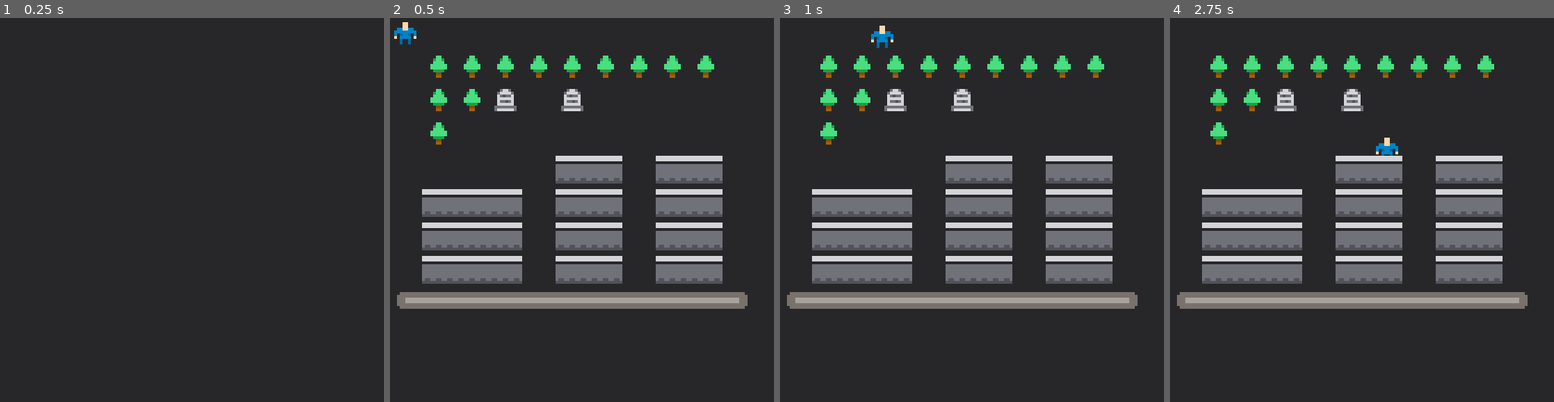
Above: before the commit, frames 1-4 (left to right).
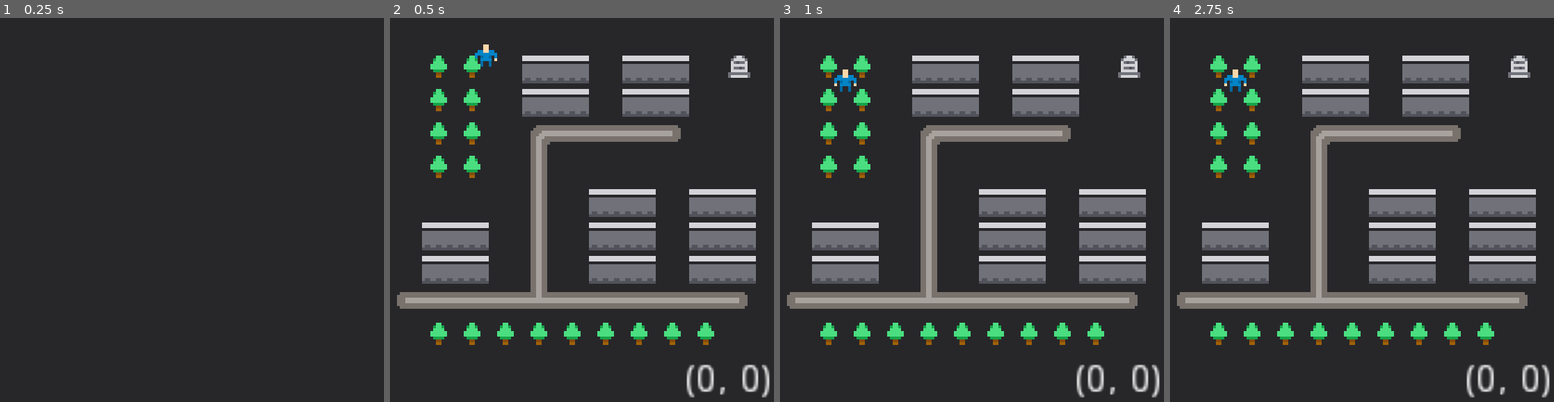
Above: after the commit, the same moments.

Repository: assertchris/game-invasion
Game: Godot game, scene res://nodes/screens/play-screen.tscn
Same seed, same stepped clock (60 frames per second), same inputs: the game is played once before the commit and once after it.
Inputs (mouse positions are in pixels of both pictures, inside the frame that each line leads up to):
- Up to frame 1 (0.25 s): no input
- Up to frame 2 (0.5 s): no input
- Up to frame 3 (1 s): click (979, 217) at 0.67 s
- Up to frame 4 (2.75 s): move the mouse to (1269, 240) at 1.27 s; click (1269, 240) at 1.42 s; move the mouse to (1419, 106) at 2.02 s; click (1419, 106) at 2.17 s

Frame 1 is identical in both runs. In frame 2, 24% of the frame differs, in the area x 1-99%, y 1-99%; in frame 3, 24%, in the area x 8-99%, y 1-99%; in frame 4, 24%.

Commit message:
I give up

Diff:
--- /dev/null
+++ b/nodes/exit.gd
@@ -0,0 +1 @@
+extends Area2D
--- /dev/null
+++ b/nodes/exit.tscn
@@ -0,0 +1,9 @@
+[gd_scene load_steps=2 format=2]
+
+[ext_resource path="res://nodes/exit.gd" type="Script" id=1]
+
+[node name="Exit" type="Area2D"]
+input_pickable = false
+script = ExtResource( 1 )
+
+[node name="Collider" type="CollisionShape2D" parent="."]
--- a/nodes/globals/constants.gd
+++ b/nodes/globals/constants.gd
@@ -40,9 +40,9 @@
 const rooms_total := 9
 
 enum rooms_types {
-	first,
-	normal,
-	last,
+	first = 0,
+	normal = 1,
+	last = 2,
 }
 
 const tiles_is_not_doodad := [
@@ -61,3 +61,10 @@
 const sprites_width := 12
 
 const player_speed = 100.0
+
+enum neighbours {
+	top = 0,
+	right = 1,
+	bottom = 2,
+	left = 3,
+}
--- a/nodes/globals/generation.gd
+++ b/nodes/globals/generation.gd
@@ -59,28 +59,30 @@
 				y * Constants.sprites_width
 			)
 
-func make_rooms(parent, player):
+func make_rooms(parent, player) -> void:
 	randomize()
 
 	var rooms_left = Constants.rooms_total - 1
-	var room_position_options = []
 
-	var rooms_made = []
-	var room_positions_taken = []
+	Variables.room_position_options = []
+	Variables.room_positions_taken = []
+	Variables.rooms_made = []
 
 	var first_room = room_scene.instance()
-	var first_room_position = Vector2(0, 0)
+	first_room.room_position = Vector2(0, 0)
+	first_room.room_type = Constants.rooms_types.first
 
-	rooms_made.push_back([first_room, first_room_position, Constants.rooms_types.first])
-	room_positions_taken.push_back(first_room_position)
+	Variables.room_position_options += get_neighbor_positions(first_room.room_position)
+	Variables.room_positions_taken.push_back(first_room.room_position)
+	Variables.rooms_made.push_back(first_room)
 
-	room_position_options += get_neighbor_positions(first_room_position)
+	var except_array_index = randi() % Variables.room_position_options.size()
+	var except_room_position = Variables.room_position_options[except_array_index]
+	Variables.room_position_options.remove(except_array_index)
 
 	while rooms_left > 0:
-		var array_index = randi() % room_position_options.size()
-		var next_room_position = room_position_options[array_index]
-
-		room_position_options.remove(array_index)
+		var array_index = randi() % Variables.room_position_options.size()
+		var next_room_position = Variables.room_position_options[array_index]
 
 		var next_room_type = Constants.rooms_types.normal
 
@@ -88,38 +90,27 @@
 			next_room_type = Constants.rooms_types.last
 
 		var next_room = room_scene.instance()
+		next_room.room_position = next_room_position
+		next_room.room_type = next_room_type
 
-		rooms_made.push_back([next_room, next_room_position, next_room_type])
-		room_positions_taken.push_back(next_room_position)
+		Variables.room_positions_taken.push_back(next_room_position)
+		Variables.rooms_made.push_back(next_room)
 
 		var next_room_neighbors = get_neighbor_positions(next_room_position)
 
-		if not room_positions_taken.has(next_room_neighbors[0]):
-			room_position_options.push_back(next_room_neighbors[0])
-
-		if not room_positions_taken.has(next_room_neighbors[1]):
-			room_position_options.push_back(next_room_neighbors[1])
-
-		if not room_positions_taken.has(next_room_neighbors[2]):
-			room_position_options.push_back(next_room_neighbors[2])
-
-		if not room_positions_taken.has(next_room_neighbors[3]):
-			room_position_options.push_back(next_room_neighbors[3])
+		for next_room_option in next_room_neighbors:
+			if not Variables.room_positions_taken.has(next_room_option) and except_room_position != next_room_option:
+				Variables.room_position_options.push_back(next_room_option)
 
 		rooms_left -= 1
 
-	for room in rooms_made:
-		if room[1] == first_room_position:
-			continue
-
-		parent.add_child(room[0])
-		room[0].visible = false
+	for room in Variables.rooms_made:
+		parent.add_child(room)
+		room.visible = false
 
 	Variables.current_room = first_room
-	parent.add_child(Variables.current_room)
-
 	Variables.current_room.visible = true
-	Variables.current_room.add_child(player)
+	Variables.current_room.add_player(player)
 
 func get_neighbor_positions(position) -> Array:
 	return [
--- a/nodes/globals/variables.gd
+++ b/nodes/globals/variables.gd
@@ -1,3 +1,8 @@
 extends Node
 
+var room_position_options := []
+var room_positions_taken := []
+var rooms_made := []
 var current_room : Node2D
+
+var player_last_position : Vector2
--- a/nodes/player.gd
+++ b/nodes/player.gd
@@ -1,6 +1,7 @@
 extends KinematicBody2D
+class_name Player
 
-var path = PoolVector2Array()
+var path := PoolVector2Array()
 
 signal position_changed
 
--- a/nodes/room.gd
+++ b/nodes/room.gd
@@ -1,7 +1,20 @@
 extends YSort
+class_name GameRoom
 
 onready var _roads := $Roads
 onready var _doodads := $Doodads
+onready var _top_place_position := $PlacePositions/Top
+onready var _right_place_position := $PlacePositions/Right
+onready var _bottom_place_position := $PlacePositions/Bottom
+onready var _left_place_position := $PlacePositions/Left
+onready var _safety_timer := $SafetyTimer
+onready var _position := $Position
+
+var room_position : Vector2
+var room_type : int
+
+var is_safe := false
+var is_handled := false
 
 func _ready() -> void:
 	var layout = Generation.get_room_layout()
@@ -10,3 +23,113 @@
 	Generation.add_room_doodads(_doodads, layout)
 
 	_roads.update_bitmask_region(Vector2(0, 0), Vector2(Constants.tiles_width, Constants.tiles_width))
+
+	reset()
+
+func reset() -> void:
+	is_handled = false
+	is_safe = false
+	_safety_timer.start()
+
+func get_offset_for_neighbour(neighbour : int) -> Vector2:
+	match neighbour:
+		Constants.neighbours.top:
+			return Vector2(0, -1) + room_position
+		Constants.neighbours.right:
+			return Vector2(1, 0) + room_position
+		Constants.neighbours.bottom:
+			return Vector2(0, 1) + room_position
+		Constants.neighbours.left:
+			return Vector2(-1, 0) + room_position
+
+	return Vector2.INF
+
+func has_neighbour(neighbour : int) -> bool:
+	var offset = get_offset_for_neighbour(neighbour)
+
+	if offset == Vector2.INF:
+		return false
+
+	return Variables.room_positions_taken.has(offset)
+
+func get_neighbour(neighbour : int) -> GameRoom:
+	var offset := get_offset_for_neighbour(neighbour)
+
+	for next_room in Variables.rooms_made:
+		if next_room.room_position == offset:
+			return next_room
+
+	return null
+
+func free_side() -> int:
+	for neighbour in Constants.neighbours.values():
+		if not has_neighbour(neighbour):
+			return neighbour
+
+	return -1
+
+func add_player(player : Player, new_position = null) -> void:
+	var parent = player.get_parent()
+
+	if parent:
+		parent.remove_child(player)
+
+	add_child(player)
+
+	if new_position is Vector2:
+		player.global_position = new_position
+
+	elif room_type == Constants.rooms_types.first:
+		var free_side = free_side()
+		var place_position : Vector2
+
+		match free_side:
+			Constants.neighbours.top:
+				place_position = _top_place_position.global_position
+			Constants.neighbours.right:
+				place_position = _right_place_position.global_position
+			Constants.neighbours.bottom:
+				place_position = _bottom_place_position.global_position
+			Constants.neighbours.left:
+				place_position = _left_place_position.global_position
+
+		player.global_position = place_position
+
+
+func _on_Top_body_entered(body: Node) -> void:
+	on_body_entered(body, Constants.neighbours.top, Vector2(body.global_position.x, _bottom_place_position.global_position.y))
+
+func _on_Right_body_entered(body: Node) -> void:
+	on_body_entered(body, Constants.neighbours.right, Vector2(_left_place_position.global_position.x, body.global_position.y))
+
+func _on_Bottom_body_entered(body: Node) -> void:
+	on_body_entered(body, Constants.neighbours.bottom, Vector2(body.global_position.x, _top_place_position.global_position.y))
+
+func _on_Left_body_entered(body: Node) -> void:
+	on_body_entered(body, Constants.neighbours.left, Vector2(_right_place_position.global_position.x, body.global_position.y))
+
+func on_body_entered(body : Node, neighbour : int, position : Vector2) -> void:
+	if not is_safe or is_handled:
+		return
+
+	if not has_neighbour(neighbour):
+		return
+
+	if body is Player:
+		is_handled = true
+
+		var found_neighbour = get_neighbour(neighbour)
+
+		Variables.current_room.visible = false
+
+		Variables.player_last_position = body.position
+		body.path = PoolVector2Array()
+
+		Variables.current_room = found_neighbour
+		Variables.current_room.visible = true
+		Variables.current_room.reset()
+		Variables.current_room.add_player(body, position)
+
+func _on_SafetyTimer_timeout() -> void:
+	is_safe = true
+	_position.text = str(room_position)
--- a/nodes/room.tscn
+++ b/nodes/room.tscn
@@ -1,7 +1,17 @@
-[gd_scene load_steps=3 format=2]
+[gd_scene load_steps=7 format=2]
 
 [ext_resource path="res://nodes/room.gd" type="Script" id=1]
 [ext_resource path="res://resources/tiles.tres" type="TileSet" id=2]
+[ext_resource path="res://nodes/exit.tscn" type="PackedScene" id=3]
+
+[sub_resource type="RectangleShape2D" id=2]
+extents = Vector2( 64, 1.5 )
+
+[sub_resource type="RectangleShape2D" id=1]
+extents = Vector2( 1.5, 64 )
+
+[sub_resource type="RectangleShape2D" id=3]
+extents = Vector2( 64, 1.5 )
 
 [node name="Room" type="YSort"]
 script = ExtResource( 1 )
@@ -15,3 +25,70 @@
 format = 1
 
 [node name="Doodads" type="YSort" parent="."]
+
+[node name="Exits" type="Node2D" parent="."]
+
+[node name="Top" parent="Exits" instance=ExtResource( 3 )]
+
+[node name="Collider" parent="Exits/Top" index="0"]
+position = Vector2( 66, 0 )
+shape = SubResource( 2 )
+
+[node name="Right" parent="Exits" instance=ExtResource( 3 )]
+
+[node name="Collider" parent="Exits/Right" index="0"]
+position = Vector2( 132, 66 )
+shape = SubResource( 1 )
+
+[node name="Bottom" parent="Exits" instance=ExtResource( 3 )]
+
+[node name="Collider" parent="Exits/Bottom" index="0"]
+position = Vector2( 66, 132 )
+shape = SubResource( 3 )
+
+[node name="Left" parent="Exits" instance=ExtResource( 3 )]
+
+[node name="Collider" parent="Exits/Left" index="0"]
+position = Vector2( 0, 66 )
+shape = SubResource( 1 )
+
+[node name="PlacePositions" type="Node2D" parent="."]
+
+[node name="Top" type="Position2D" parent="PlacePositions"]
+position = Vector2( 29, 8 )
+
+[node name="Right" type="Position2D" parent="PlacePositions"]
+position = Vector2( 124, 30 )
+
+[node name="Bottom" type="Position2D" parent="PlacePositions"]
+position = Vector2( 102, 124 )
+
+[node name="Left" type="Position2D" parent="PlacePositions"]
+position = Vector2( 8, 103 )
+
+[node name="Position" type="Label" parent="."]
+anchor_right = 1.0
+anchor_bottom = 1.0
+margin_right = 132.0
+margin_bottom = 132.0
+rect_min_size = Vector2( 132, 132 )
+align = 2
+valign = 2
+__meta__ = {
+"_edit_use_anchors_": false
+}
+
+[node name="SafetyTimer" type="Timer" parent="."]
+wait_time = 0.1
+one_shot = true
+
+[connection signal="body_entered" from="Exits/Top" to="." method="_on_Top_body_entered"]
+[connection signal="body_entered" from="Exits/Right" to="." method="_on_Right_body_entered"]
+[connection signal="body_entered" from="Exits/Bottom" to="." method="_on_Bottom_body_entered"]
+[connection signal="body_entered" from="Exits/Left" to="." method="_on_Left_body_entered"]
+[connection signal="timeout" from="SafetyTimer" to="." method="_on_SafetyTimer_timeout"]
+
+[editable path="Exits/Top"]
+[editable path="Exits/Right"]
+[editable path="Exits/Bottom"]
+[editable path="Exits/Left"]
--- a/project.godot
+++ b/project.godot
@@ -14,6 +14,16 @@
 "language": "GDScript",
 "path": "res://nodes/doodads/doodad.gd"
 }, {
+"base": "YSort",
+"class": "GameRoom",
+"language": "GDScript",
+"path": "res://nodes/room.gd"
+}, {
+"base": "KinematicBody2D",
+"class": "Player",
+"language": "GDScript",
+"path": "res://nodes/player.gd"
+}, {
 "base": "MarginContainer",
 "class": "Screen",
 "language": "GDScript",
@@ -21,6 +31,8 @@
 } ]
 _global_script_class_icons={
 "Doodad": "",
+"GameRoom": "",
+"Player": "",
 "Screen": ""
 }
 
Binary file changed: images/tiles.png
